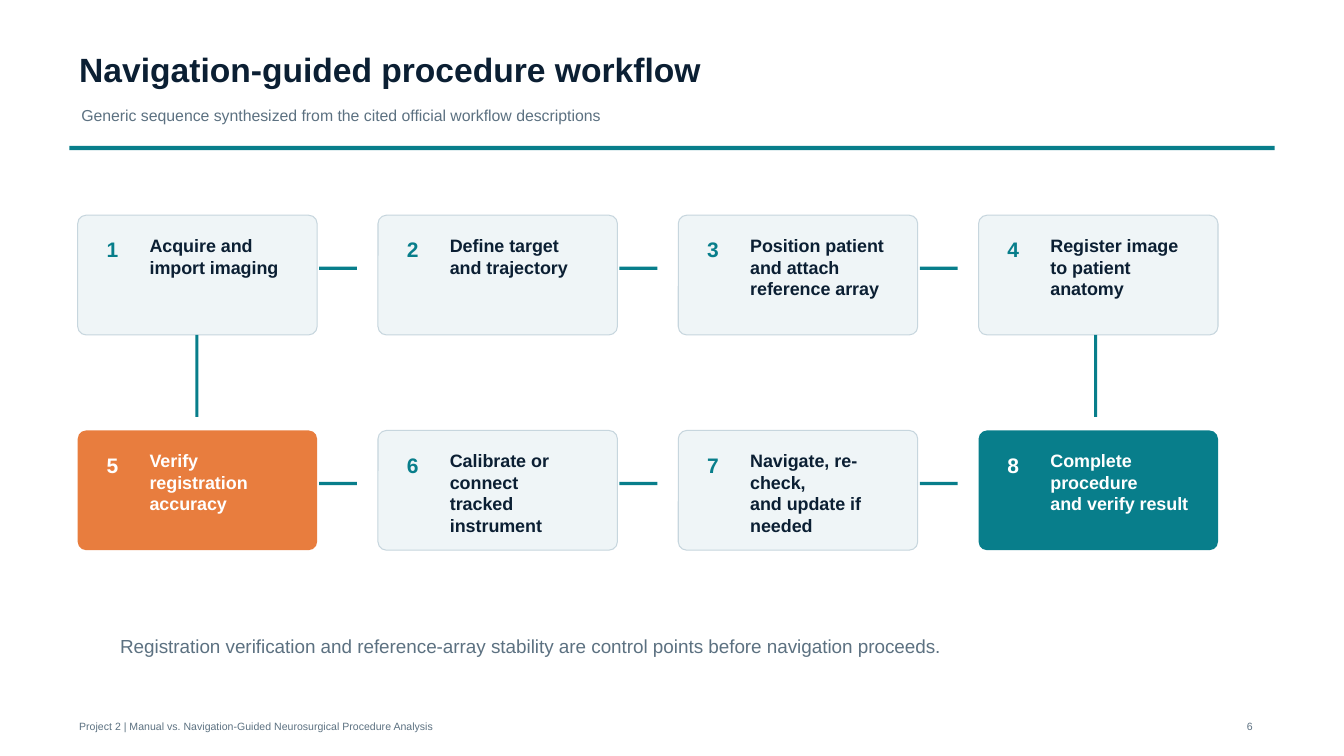
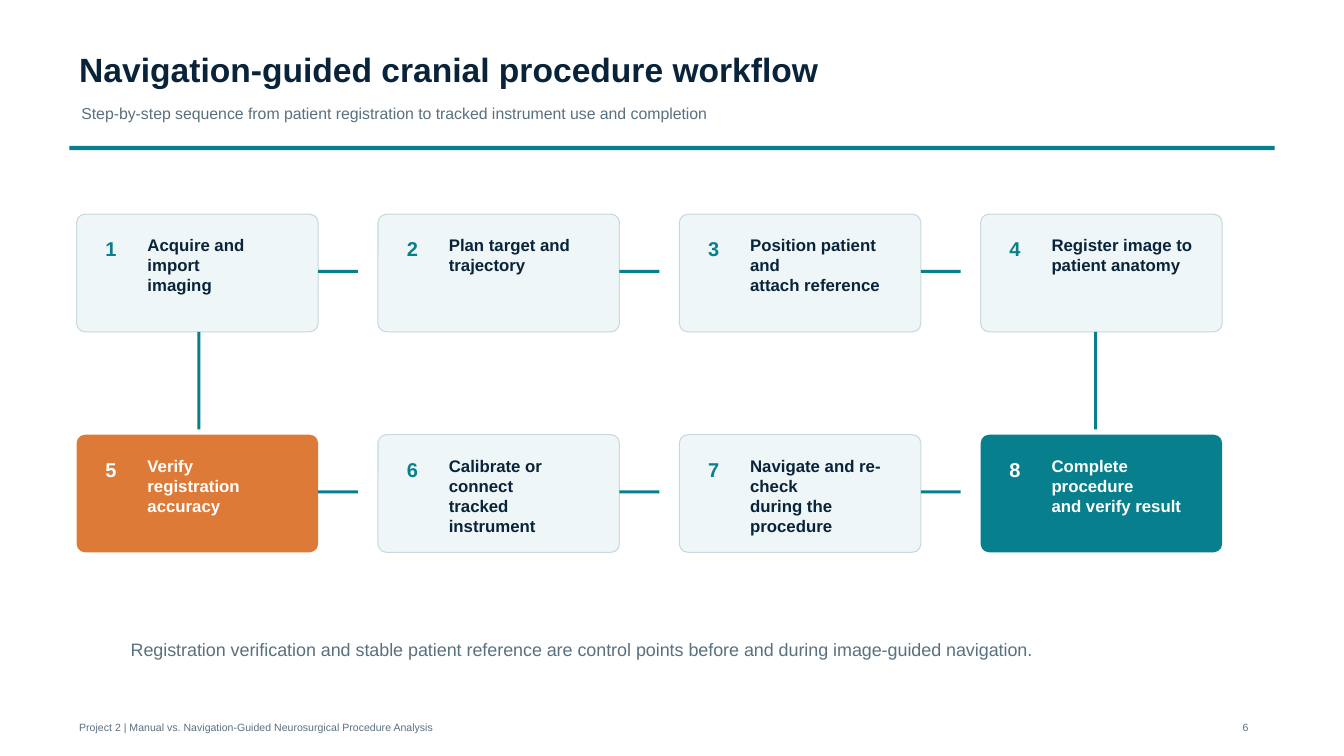
Before and after one commit to MoorthyDurga/Perfint_Research, a slide deck: slide 6 of project2_navigation/presentation/project2_neuronavigation_complete_review_final.pptx. Drawn at 1344x756 pixels with LibreOffice and Linux fonts; fonts in the diff are those of the drawing. Boxes give left, top, right and bottom in pixels: in the first picture for what was removed or moved away, otherwise in the second. Text is boxed around its words. In the diff, an @@ line names an element or a change of style, - is before the commit and + after.

Commit message:
Rebuild cranial neuronavigation review deck

```diff
--- a/project2_navigation/presentation/project2_neuronavigation_complete_review_final.pptx
+++ b/project2_navigation/presentation/project2_neuronavigation_complete_review_final.pptx
@@ text at box(79, 57, 819, 89): text changed; text colour #0B1F33 to #09243A @@
-Navigation-guided procedure workflow
+Navigation-guided cranial procedure workflow
@@ text at box(81, 107, 707, 123): text changed; text colour #5C7181 to #597080 @@
-Generic sequence synthesized from the cited official workflow descriptions
+Step-by-step sequence from patient registration to tracked instrument use and completion
@@ text at box(147, 239, 244, 295): text changed; size 12.8 to 12 pt; text colour #0B1F33 to #09243A @@
-Acquire and
-import imaging
+Acquire and import
+imaging
@@ text at box(449, 239, 570, 275): text changed; size 12.8 to 12 pt; text colour #0B1F33 to #09243A @@
-Define target
-and trajectory
+Plan target and
+trajectory
@@ text at box(750, 239, 879, 291): text changed; size 12.8 to 12 pt; text colour #0B1F33 to #09243A @@
-Position patient
-and attach
-reference array
+Position patient and
+attach reference
@@ 4 rounded rectangles: place and size @@
-4 rounded rectangles at box(78, 216, 1219, 336)
+4 rounded rectangles at box(77, 214, 1223, 332)
@@ fill #EFF5F7 to #EFF6F7; outline #C7D6DE 0.75 pt to #C8D8DE 0.75 pt; proportions changed in 6 elements at box(77, 214, 319, 332), box(378, 435, 620, 553), box(378, 214, 620, 332), box(680, 435, 922, 553), box(680, 214, 922, 332), box(981, 214, 1223, 332) @@
@@ text at box(1052, 239, 1192, 275): text changed; size 12.8 to 12 pt; text colour #0B1F33 to #09243A @@
-Register image
-to patient
-anatomy
+Register image to
+patient anatomy
@@ rectangle: place and size @@
-rectangle at box(920, 267, 958, 270)
+rectangle at box(620, 270, 660, 273)
@@ rectangle: place and size @@
-rectangle at box(620, 482, 658, 485)
+rectangle at box(922, 270, 962, 273)
@@ rectangle: place and size @@
-rectangle at box(196, 335, 199, 416)
+rectangle at box(198, 332, 201, 430)
@@ rectangle: place and size @@
-rectangle at box(1094, 335, 1097, 416)
+rectangle at box(1094, 332, 1097, 430)
@@ rounded rectangle at box(77, 435, 319, 553): fill #E87D3E to #DD7A37; proportions changed @@
@@ 4 rounded rectangles: place and size @@
-4 rounded rectangles at box(78, 431, 1219, 551)
+4 rounded rectangles at box(77, 435, 1223, 553)
@@ rounded rectangle at box(981, 435, 1223, 553): fill #087E8B to #087F8C; proportions changed @@
@@ text "5" at box(105, 463, 116, 477): size 15 to 14.2 pt @@
@@ text "Verify registration" at box(147, 460, 239, 516): size 12.8 to 12 pt @@
@@ size 15 to 14.2 pt, text colour #087E8B to #087F8C in 4 elements at box(1009, 242, 1020, 256), box(105, 242, 116, 256), box(708, 463, 719, 477), box(407, 463, 418, 477) @@
@@ text "Calibrate or connect" at box(449, 460, 542, 532): size 12.8 to 12 pt, text colour #0B1F33 to #09243A @@
@@ text at box(750, 460, 880, 536): text changed; size 12.8 to 12 pt; text colour #0B1F33 to #09243A @@
-Navigate, re-check,
-and update if needed
+Navigate and re-check
+during the procedure
@@ text "8" at box(1009, 463, 1020, 477): size 15 to 14.2 pt @@
@@ text "Complete procedure" at box(1052, 460, 1181, 516): size 12.8 to 12 pt @@
@@ fill #087E8B to #087F8C in 8 elements at box(319, 270, 359, 273), box(922, 490, 962, 493), box(1094, 332, 1097, 430), box(198, 332, 201, 430), box(620, 270, 660, 273), box(620, 490, 660, 493), box(922, 270, 962, 273), box(319, 490, 359, 493) @@
@@ rectangle: place and size @@
-rectangle at box(620, 267, 658, 270)
+rectangle at box(319, 490, 359, 493)
@@ rectangle: place and size @@
-rectangle at box(320, 482, 358, 485)
+rectangle at box(620, 490, 660, 493)
@@ rectangle: place and size @@
-rectangle at box(920, 482, 958, 485)
+rectangle at box(922, 490, 962, 493)
@@ text at box(131, 643, 1032, 660): text changed; size 13.5 to 12.8 pt; text colour #5C7181 to #597080 @@
-Registration verification and reference-array stability are control points before navigation proceeds.
+Registration verification and stable patient reference are control points before and during image-guided navigation.
@@ text "6" at box(1243, 724, 1249, 731): text colour #5C7181 to #597080 @@
```
Also in this commit, not shown: 5 other slides changed, 7 slides added, 9 slides removed.
